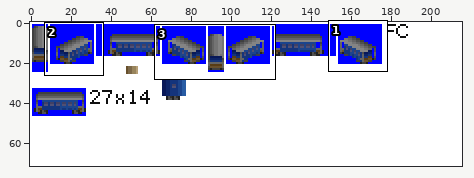
Two versions of one sprite sheet, gfx/fc.png. Above, an overview of the earlier version with the close-up marked.
Close-up. The starting point:
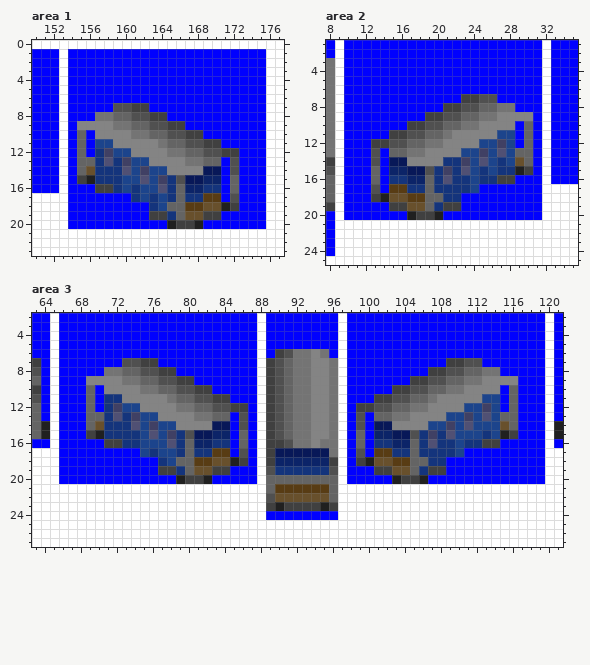
The file is 216x72 pixels. Colours within 5 levels of each other are drawn and written as one. Shown: area 1: x 150..177, y 0..23; area 2: x 8..35, y 1..25; area 3: x 63..121, y 2..27.
Once edited:
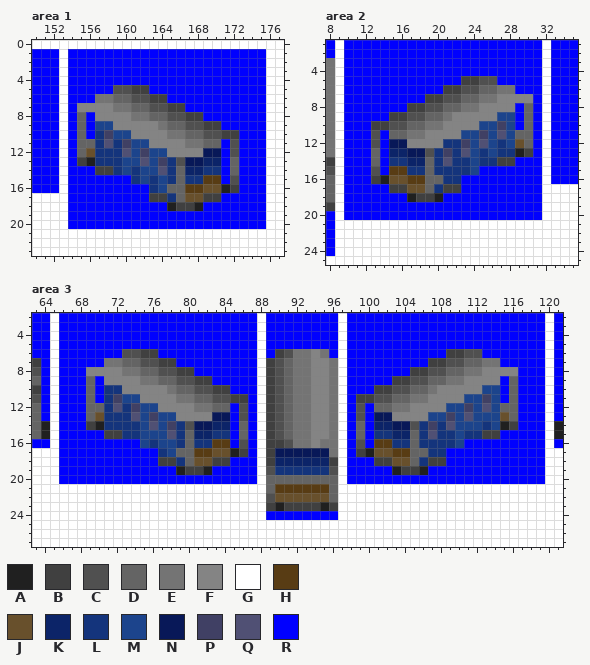
Palette (. is transparent): A #202020  B #404040  C #505050  D #646464  E #747474  F #848484  G #ffffff  H #583c14  J #68502c  K #0c2468  L #14347c  M #1c448c  N #081858  P #404064  Q #505074  R #0000ff
Difference:
Changed rows in their new state; - is an unchanged pixel.
Area 1:
first column x 155:
 5 ----CCBB----------
 6 --EEDDCCBB--------
 7 FFFFEEDDCCBB------
 8 D-FFFFEEDDCCBB----
 9 DRMMFFFFFEDDCCBB--
10 --LPMMFFFFEEDDCCBB
11 -DLQLPMM-FFFEEDD-C
12 -J-LLQMPMMFFFFNNRC
13 BA-L-M-QMPLCNNKK-D
14 RRBB-MLM-QLDKKLL-D
15 RRRRRRLMLM-DLLHH-C
16 --RRRRRRLMD-HHJJAB
17 ------RRBB--JJBB-R
18 --------RRABBARRRR
19 --------RRRRRRRR--
20 ----------RRRR----
Area 2:
first column x 13:
 5 ----------BBCC----
 6 --------BBCCDDEE--
 7 ------BBCCDDEEFFFF
 8 ----BBCCDDEEFFFF-D
 9 --BBCCDDEFFFFFMMRD
10 BBCCDDEEFFFFMMPM--
11 C-DDEEFFF-MMPMQ-D-
12 CRNNFFFFLLPMQ-L-J-
13 D-KKNNCLPLQ-L-LLAB
14 D-LLKKDLQ-L-LLBBRR
15 C-HHLLD-L-L-RRRRRR
16 BAJJHH-DL-RRRRRR--
17 R-BBJJ--BBRR------
18 RRRRABBARR--------
19 --RRRRRRRR--------
20 ----RRRR----------
Area 3:
first column x 69:
 6 ----CCBB--------------------------------BBCC----
 7 --EEDDCCBB----------------------------BBCCDDEE--
 8 FFFFEEDDCCBB------------------------BBCCDDEEFFFF
 9 DR--FFEEDDCCBB--------------------BBCCDDEEFF--RD
10 --LL--FFFEDDCCBB----------------BBCCDDEFFF--MM--
11 ---PMM---FEEDDCCBB------------BBCCDDEEF---MMP---
12 -D-QLPMM--FFEEDDRC------------CRDDEEFF--MMP-Q-D-
13 -J-L-Q-PMM--FFNN----------------NNFF--MMP-Q-M-J-
14 BA---L-Q-PLCNNKK-D------------D-KKNNCLPLQ-M-L-AB
15 RRBB---M-Q-DKKLL----------------LLKKD-Q-L-LLBBRR
16 --RRRR-L-M--LLHH-C------------C-HHLL--L---RRRR--
17 ------RRL-D-HHJJAB------------BAJJHH-D--RR------
18 --------BBL-JJBBRR------------RRBBJJ-LBB--------
19 --------RRABBARR----------------RRABBARR--------
20 ----------RRRR--------------------RRRR----------
Where, in picture pixels (left, top, right, bottom), the same in both close-ups:
changed: (77, 85, 239, 229)
changed: (371, 76, 533, 220)
changed: (86, 349, 248, 484)
changed: (356, 349, 518, 484)
